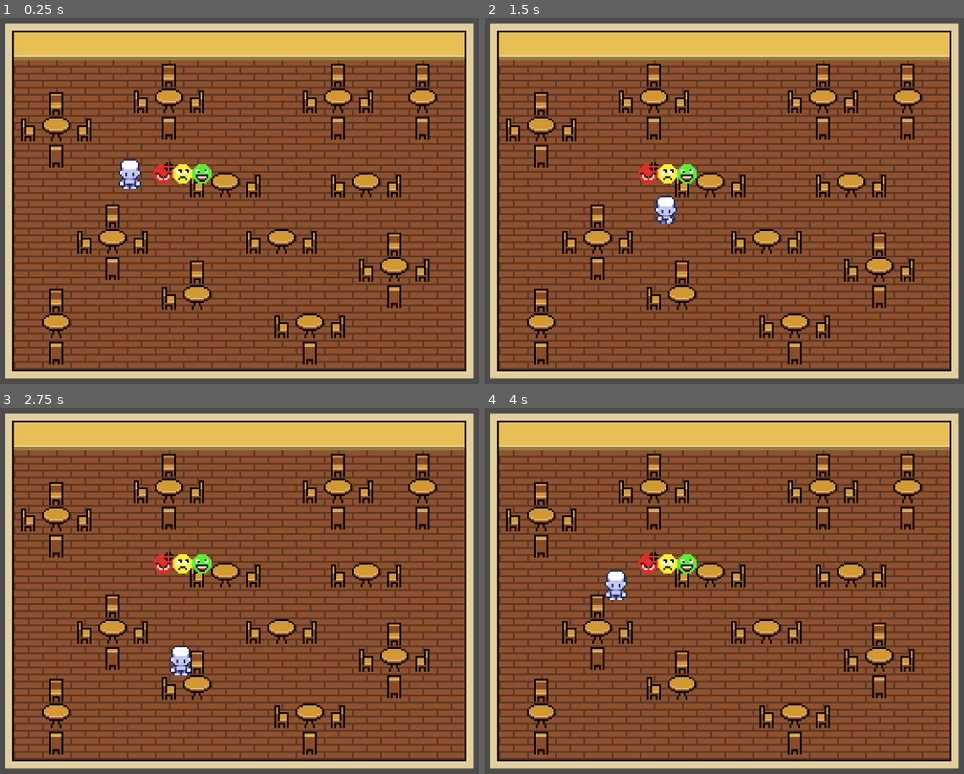
Above: before the commit, frames 1-4 (two rows, left to right).
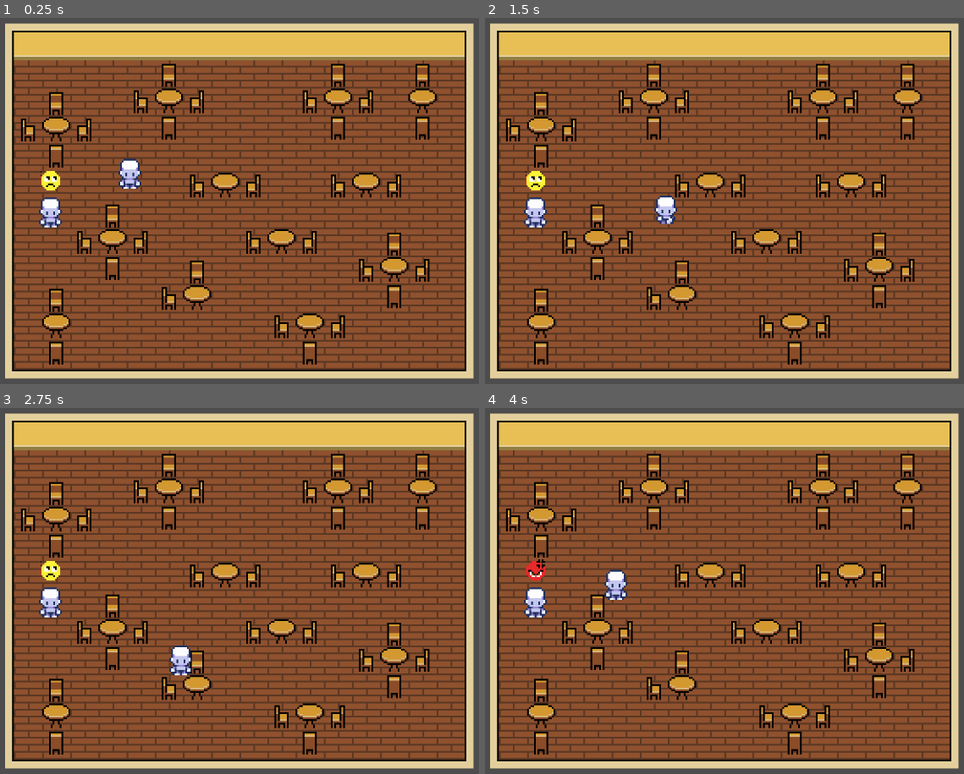
Above: after the commit, the same moments.

Repository: Jyrou/BrackeysJAM
Game: Godot game, scene res://CenaInicial.tscn
Two runs of this game, one before a commit and one after it. Both use one fixed random seed, a clock stepped at 60 frames per second and the inputs below.
Inputs:
- Up to frame 1 (0.25 s): no input
- Up to frame 2 (1.5 s): tap Enter at 0.5 s; hold D (Direita) 0.53-1.28 s; hold S (Baixo) from 1.28 s (still down)
- Up to frame 3 (2.75 s): release S (Baixo) at 2.03 s; hold D (Direita) from 2.03 s (still down)
- Up to frame 4 (4 s): tap Space at 2.75 s; release D (Direita) at 2.78 s; hold W (Cima) 2.78-3.53 s; tap Enter at 3.5 s; hold A (Esquerda) from 3.53 s (still down)

The runs differ from the first frame. In frame 1, 1.0% of the frame differs, in the area x 8-45%, y 39-58%; in frame 2, 1.0%; in frame 3, 1.0%; in frame 4, 1.1%.

Commit message:
Começa o script do NPC

Diff:
--- a/Projeto/CenaInicial.tscn
+++ b/Projeto/CenaInicial.tscn
@@ -3,7 +3,7 @@
 [ext_resource type="Script" path="res://playerScript.gd" id="1_35msx"]
 [ext_resource type="Texture2D" uid="uid://hya4h5xcxmkn" path="res://Sprites/Player_placeholder.png" id="1_se4kf"]
 [ext_resource type="TileSet" uid="uid://bortlou72jjgl" path="res://Tileset_PLACEHOLDER.tres" id="2_a7rvq"]
-[ext_resource type="Texture2D" uid="uid://2puca73n6het" path="res://Sprites/EmojiClientes.png" id="4_xyqee"]
+[ext_resource type="PackedScene" uid="uid://bgb2tbp0tk0te" path="res://Scenes/NPC.tscn" id="4_yyk3m"]
 
 [sub_resource type="AtlasTexture" id="AtlasTexture_kmkcb"]
 atlas = ExtResource("1_se4kf")
@@ -152,5 +152,5 @@
 position = Vector2(29, 16)
 zoom = Vector2(3, 3)
 
-[node name="Sprite2D" type="Sprite2D" parent="."]
-texture = ExtResource("4_xyqee")
+[node name="NPC" parent="." instance=ExtResource("4_yyk3m")]
+position = Vector2(-75, 22)
--- /dev/null
+++ b/Projeto/Scenes/NPC.tscn
@@ -0,0 +1,139 @@
+[gd_scene load_steps=18 format=3 uid="uid://bgb2tbp0tk0te"]
+
+[ext_resource type="Script" path="res://Script/NPC.gd" id="1_5rbn8"]
+[ext_resource type="Texture2D" uid="uid://hya4h5xcxmkn" path="res://Sprites/Player_placeholder.png" id="1_mbw1s"]
+[ext_resource type="Texture2D" uid="uid://0m7pupwi8w0n" path="res://Sprites/EmojiClientes.png" id="2_5bxm8"]
+
+[sub_resource type="AtlasTexture" id="AtlasTexture_kmkcb"]
+atlas = ExtResource("1_mbw1s")
+region = Rect2(256, 0, 32, 32)
+
+[sub_resource type="AtlasTexture" id="AtlasTexture_y7o0i"]
+atlas = ExtResource("1_mbw1s")
+region = Rect2(288, 0, 32, 32)
+
+[sub_resource type="AtlasTexture" id="AtlasTexture_l8abs"]
+atlas = ExtResource("1_mbw1s")
+region = Rect2(320, 0, 32, 32)
+
+[sub_resource type="AtlasTexture" id="AtlasTexture_uq56c"]
+atlas = ExtResource("1_mbw1s")
+region = Rect2(352, 0, 32, 32)
+
+[sub_resource type="AtlasTexture" id="AtlasTexture_q5hie"]
+atlas = ExtResource("1_mbw1s")
+region = Rect2(0, 0, 32, 32)
+
+[sub_resource type="AtlasTexture" id="AtlasTexture_we3xj"]
+atlas = ExtResource("1_mbw1s")
+region = Rect2(32, 0, 32, 32)
+
+[sub_resource type="AtlasTexture" id="AtlasTexture_7nj0v"]
+atlas = ExtResource("1_mbw1s")
+region = Rect2(64, 0, 32, 32)
+
+[sub_resource type="AtlasTexture" id="AtlasTexture_psj18"]
+atlas = ExtResource("1_mbw1s")
+region = Rect2(96, 0, 32, 32)
+
+[sub_resource type="AtlasTexture" id="AtlasTexture_f1r6i"]
+atlas = ExtResource("1_mbw1s")
+region = Rect2(256, 0, 32, 32)
+
+[sub_resource type="AtlasTexture" id="AtlasTexture_rai1m"]
+atlas = ExtResource("1_mbw1s")
+region = Rect2(128, 0, 32, 32)
+
+[sub_resource type="AtlasTexture" id="AtlasTexture_ydtx7"]
+atlas = ExtResource("1_mbw1s")
+region = Rect2(160, 0, 32, 32)
+
+[sub_resource type="AtlasTexture" id="AtlasTexture_0k4lo"]
+atlas = ExtResource("1_mbw1s")
+region = Rect2(192, 0, 32, 32)
+
+[sub_resource type="AtlasTexture" id="AtlasTexture_lb6uv"]
+atlas = ExtResource("1_mbw1s")
+region = Rect2(224, 0, 32, 32)
+
+[sub_resource type="SpriteFrames" id="SpriteFrames_8pcak"]
+animations = [{
+"frames": [{
+"duration": 1.0,
+"texture": SubResource("AtlasTexture_kmkcb")
+}, {
+"duration": 1.0,
+"texture": SubResource("AtlasTexture_y7o0i")
+}, {
+"duration": 1.0,
+"texture": SubResource("AtlasTexture_l8abs")
+}, {
+"duration": 1.0,
+"texture": SubResource("AtlasTexture_uq56c")
+}],
+"loop": true,
+"name": &"Baixo",
+"speed": 8.0
+}, {
+"frames": [{
+"duration": 1.0,
+"texture": SubResource("AtlasTexture_q5hie")
+}, {
+"duration": 1.0,
+"texture": SubResource("AtlasTexture_we3xj")
+}, {
+"duration": 1.0,
+"texture": SubResource("AtlasTexture_7nj0v")
+}, {
+"duration": 1.0,
+"texture": SubResource("AtlasTexture_psj18")
+}],
+"loop": true,
+"name": &"Cima",
+"speed": 8.0
+}, {
+"frames": [{
+"duration": 1.0,
+"texture": SubResource("AtlasTexture_f1r6i")
+}],
+"loop": false,
+"name": &"Idle",
+"speed": 5.0
+}, {
+"frames": [{
+"duration": 1.0,
+"texture": SubResource("AtlasTexture_rai1m")
+}, {
+"duration": 1.0,
+"texture": SubResource("AtlasTexture_ydtx7")
+}, {
+"duration": 1.0,
+"texture": SubResource("AtlasTexture_0k4lo")
+}, {
+"duration": 1.0,
+"texture": SubResource("AtlasTexture_lb6uv")
+}],
+"loop": true,
+"name": &"Lado",
+"speed": 8.0
+}]
+
+[node name="NPC" type="Area2D"]
+position = Vector2(0, -9)
+script = ExtResource("1_5rbn8")
+
+[node name="AnimatedSpriteNPC" type="AnimatedSprite2D" parent="."]
+sprite_frames = SubResource("SpriteFrames_8pcak")
+animation = &"Idle"
+offset = Vector2(0.5, 0)
+
+[node name="Sprite2D" type="Sprite2D" parent="."]
+position = Vector2(0, -18)
+texture = ExtResource("2_5bxm8")
+hframes = 3
+frame = 1
+
+[node name="Timer" type="Timer" parent="."]
+wait_time = 3.0
+
+[connection signal="timeout" from="Timer" to="." method="_on_timer_timeout"]
--- /dev/null
+++ b/Projeto/Script/NPC.gd
@@ -0,0 +1,14 @@
+extends Area2D
+@onready var timer: Timer = $Timer
+@onready var mood: Sprite2D = $Sprite2D
+
+#Na _ready enquanto a condiçâo não tiver sido criada (sentar na mesa)
+func _ready() -> void:
+	const delay = 3 #Definido na chamada da futura função
+	timer.wait_time = delay
+	timer.start()
+func _on_timer_timeout():
+	if(mood.frame == 1):
+		mood.set_frame(0)
+	if(mood.frame == 0):
+		print("Colocar o shake aqui")
--- a/Projeto/playerScript.gd
+++ b/Projeto/playerScript.gd
@@ -3,7 +3,7 @@
 @onready var sprite : AnimatedSprite2D = $AnimatedSprite2D
 const SPEED = 100.0
 
-func _physics_process(delta: float) -> void:
+func _physics_process(_delta: float) -> void:
 	#Pega os inputs do jogador em um Vector, tipo os de GA. Ex: (1, 1), (12, -14)
 	var direction := Input.get_vector("Esquerda", "Direita", "Cima", "Baixo")
 	velocity = direction.normalized() * SPEED #Aplica na velocidade
